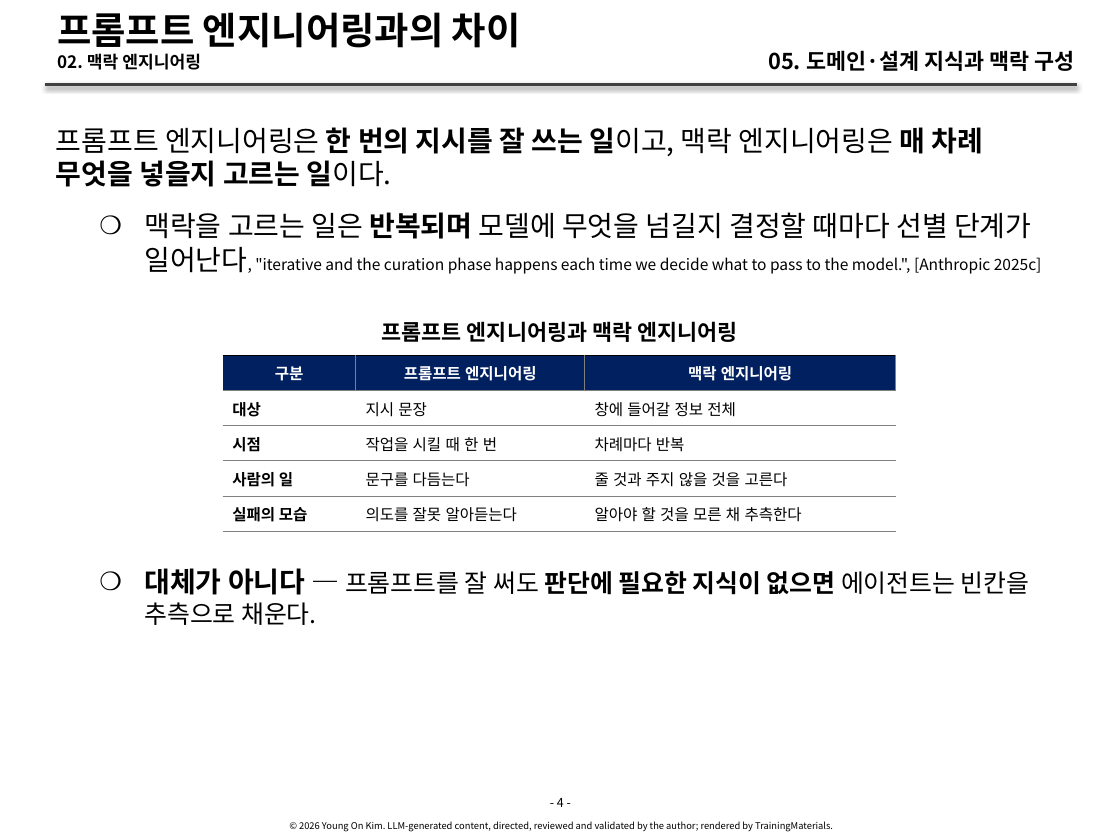
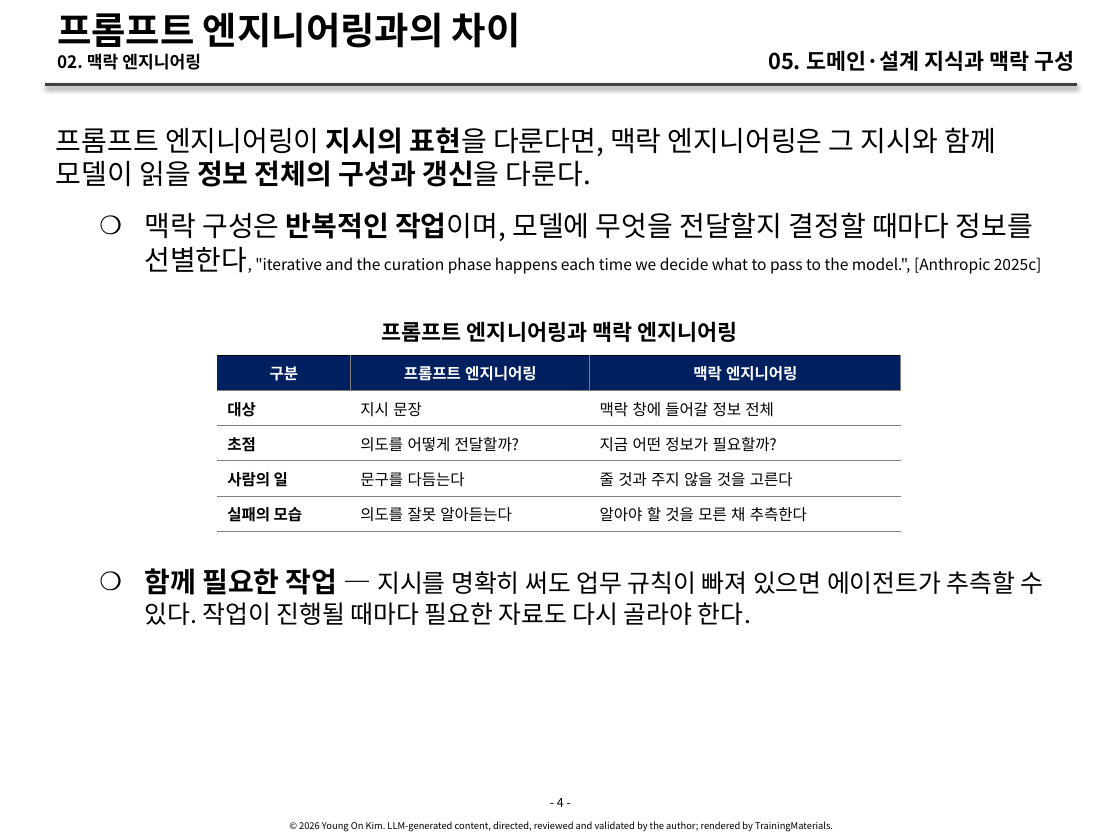
Before and after one commit to YoungSan77/TrainingMaterials, a slide deck: slide 4 of courses/ai-native/sessions/s05.pptx. Drawn at 1120x840 pixels with LibreOffice and Linux fonts; fonts in the diff are those of the drawing. Boxes give left, top, right and bottom in pixels: in the first picture for what was removed or moved away, otherwise in the second. Text is boxed around its words. In the diff, an @@ line names an element or a change of style, - is before the commit and + after.

```diff
--- a/courses/ai-native/sessions/s05.pptx
+++ b/courses/ai-native/sessions/s05.pptx
@@ text at (x1=56, y1=127, x2=1042, y2=274): text changed; size 10 to 18 pt @@
-프롬프트 엔지니어링은 한 번의 지시를 잘 쓰는 일이고, 맥락 엔지니어링은 매 차례 무엇을 넣을지 고르는 일이다.
-    ❍ 맥락을 고르는 일은 반복되며 모델에 무엇을 넘길지 결정할 때마다 선별 단계가 일어난다, "iterative and the curation phase happens each time we decide what to pass to the model.", [Anthropic 2025c]
+프롬프트 엔지니어링이 지시의 표현을 다룬다면, 맥락 엔지니어링은 그 지시와 함께 모델이 읽을 정보 전체의 구성과 갱신을 다룬다.
+    ❍ 맥락 구성은 반복적인 작업이며, 모델에 무엇을 전달할지 결정할 때마다 정보를 선별한다, "iterative and the curation phase happens each time we decide what to pass to the model.", [Anthropic 2025c]
@@ table at (x1=217, y1=355, x2=902, y2=830) @@
-row 2, column 3: 창에 들어갈 정보 전체
+row 2, column 3: 맥락 창에 들어갈 정보 전체
-row 3: 시점 | 작업을 시킬 때 한 번 | 차례마다 반복
+row 3: 초점 | 의도를 어떻게 전달할까? | 지금 어떤 정보가 필요할까?
@@ table resized from (x1=223, y1=355, x2=896, y2=830) to (x1=217, y1=355, x2=902, y2=830) @@
@@ text at (x1=144, y1=568, x2=1044, y2=625): text changed @@
-    ❍ 대체가 아니다 — 프롬프트를 잘 써도 판단에 필요한 지식이 없으면 에이전트는 빈칸을 추측으로 채운다.
+    ❍ 함께 필요한 작업 — 지시를 명확히 써도 업무 규칙이 빠져 있으면 에이전트가 추측할 수 있다. 작업이 진행될 때마다 필요한 자료도 다시 골라야 한다.
```
Also in this commit, not shown: 25 other slides changed, 33 other files.
